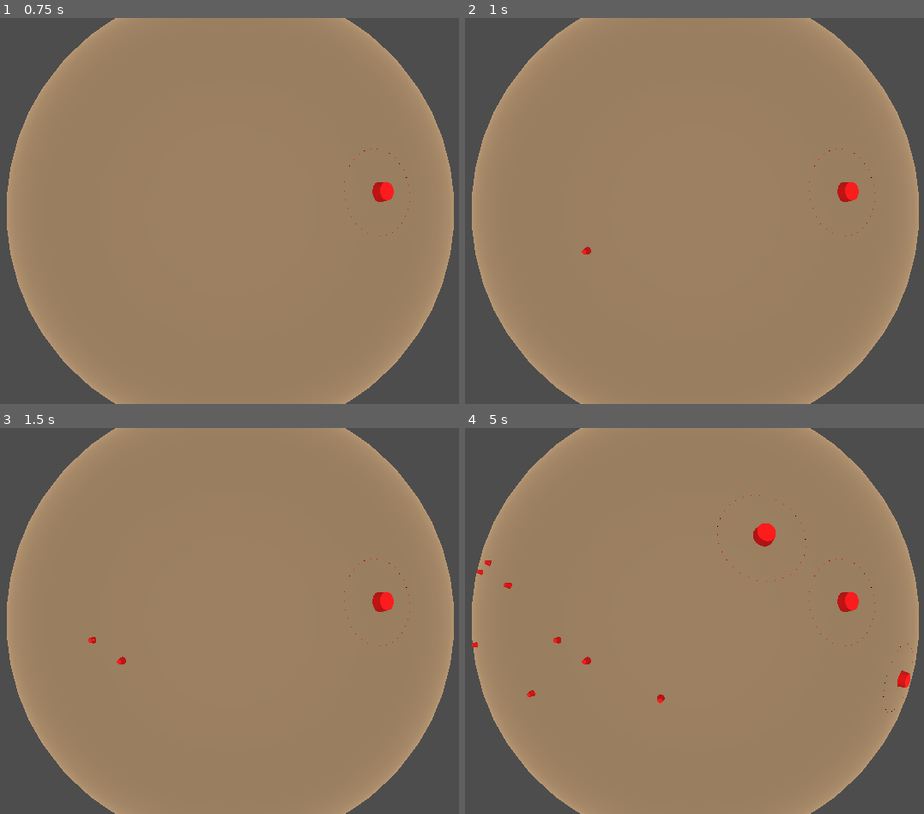
Above: before the commit, frames 1-4 (two rows, left to right).
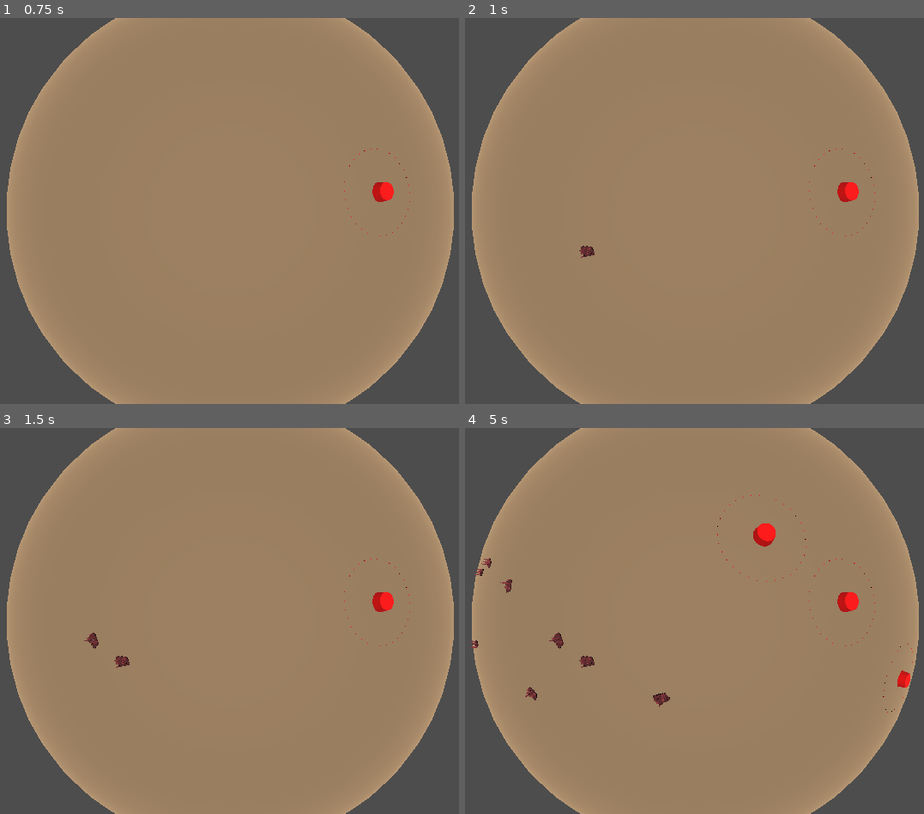
Above: after the commit, the same moments.

Repository: ShadowCurse/gmtk_2024
Game: Godot game, scene res://solar_system.tscn
The game is run twice, just before and just after one commit, with the same random seed, the same clock (stepped at 60 frames per second) and the same inputs.
Inputs (mouse positions are in pixels of both pictures, inside the frame that each line leads up to):
- Up to frame 1 (0.75 s): tap Enter at 0.5 s; move the mouse to (380, 191) at 0.52 s; hold Right (ui_right) from 0.53 s (still down); tap W (place_hub) at 0.6 s; click (380, 191) at 0.67 s
- Up to frame 2 (1 s): keep holding Right (ui_right)
- Up to frame 3 (1.5 s): tap Space at 1.25 s; move the mouse to (91, 640) at 1.27 s; release Right (ui_right) at 1.28 s; hold Down (ui_down) from 1.28 s (still down); tap Q (place_resource) at 1.35 s
- Up to frame 4 (5 s): tap Enter at 2, 3.5 s; move the mouse to (763, 536) at 2.02 s; release Down (ui_down) at 2.03 s; hold Right (ui_right) 2.03-2.78 s; tap W (place_hub) at 2.1, 3.6 s; tap Space at 2.75, 4.25 s; move the mouse to (662, 698) at 2.77 s; hold Up (ui_up) 2.78-3.53 s; tap Q (place_resource) at 2.85, 4.35 s; click (662, 698) at 2.92 s; move the mouse to (901, 678) at 3.52 s; hold Left (ui_left) from 3.53 s (still down); move the mouse to (487, 563) at 4.27 s

Frame 1 is identical in both runs. In frame 2, less than 0.1% of the frame differs, in the area x 24-29%, y 59-63%; in frame 3, 0.1%; in frame 4, 0.4%, in the area x 1-45%, y 33-73%.

Commit message:
update resouces to use new models

Diff:
--- a/resource_point.gd
+++ b/resource_point.gd
@@ -1,7 +1,9 @@
 extends Node3D
 class_name ResourcePoint
 
-@onready var mesh_instance_3d = $MeshInstance3D
+@onready var pile_red = $pile_red
+@onready var pile_green = $pile_green
+@onready var pile_blue = $pile_blue
 
 enum Type {
     Red,
@@ -14,9 +16,12 @@
 # Called when the node enters the scene tree for the first time.
 func _ready():
     match type:
-        Type.Red: mesh_instance_3d.get_surface_override_material(0).albedo_color = Color.RED
-        Type.Green: mesh_instance_3d.get_surface_override_material(0).albedo_color = Color.GREEN
-        Type.Blue: mesh_instance_3d.get_surface_override_material(0).albedo_color = Color.BLUE
+        Type.Red: pile_red.visible = true
+        Type.Green: pile_green.visible = true
+        Type.Blue: pile_blue.visible = true
+
+    var random_angle = randf_range(0.0, 2.0 * PI)
+    self.rotate_object_local(Vector3.UP, random_angle)
 
 # Called every frame. 'delta' is the elapsed time since the previous frame.
 func _process(delta):
--- a/resource_point.tscn
+++ b/resource_point.tscn
@@ -1,11 +1,9 @@
-[gd_scene load_steps=5 format=3 uid="uid://dwb8x5iqssv0y"]
+[gd_scene load_steps=6 format=3 uid="uid://dwb8x5iqssv0y"]
 
 [ext_resource type="Script" path="res://resource_point.gd" id="1_2mhy5"]
-
-[sub_resource type="CylinderMesh" id="CylinderMesh_awvo5"]
-bottom_radius = 1.0
-
-[sub_resource type="StandardMaterial3D" id="StandardMaterial3D_6f8tp"]
+[ext_resource type="PackedScene" uid="uid://bdmihs26jrhq5" path="res://assets/pile_red.glb" id="2_ol0nv"]
+[ext_resource type="PackedScene" uid="uid://g8lyju1hr6wk" path="res://assets/pile_green.glb" id="3_8xqkq"]
+[ext_resource type="PackedScene" uid="uid://c0a60pndxyl03" path="res://assets/pile_blue.glb" id="4_aenpi"]
 
 [sub_resource type="CylinderShape3D" id="CylinderShape3D_ch2x0"]
 radius = 1.0
@@ -13,9 +11,17 @@
 [node name="resource_point" type="StaticBody3D"]
 script = ExtResource("1_2mhy5")
 
-[node name="MeshInstance3D" type="MeshInstance3D" parent="."]
-mesh = SubResource("CylinderMesh_awvo5")
-surface_material_override/0 = SubResource("StandardMaterial3D_6f8tp")
-
 [node name="CollisionShape3D" type="CollisionShape3D" parent="."]
 shape = SubResource("CylinderShape3D_ch2x0")
+
+[node name="pile_red" parent="." instance=ExtResource("2_ol0nv")]
+transform = Transform3D(0.1, 0, 0, 0, 0.1, 0, 0, 0, 0.1, 0, 0, 0)
+visible = false
+
+[node name="pile_green" parent="." instance=ExtResource("3_8xqkq")]
+transform = Transform3D(0.1, 0, 0, 0, 0.1, 0, 0, 0, 0.1, 0, 0, 0)
+visible = false
+
+[node name="pile_blue" parent="." instance=ExtResource("4_aenpi")]
+transform = Transform3D(0.1, 0, 0, 0, 0.1, 0, 0, 0, 0.1, 0, 0, 0)
+visible = false
Binary file added: assets/pile_blue.glb
Not shown, added: assets/pile_blue.glb.import
Binary file added: assets/pile_green.glb
Not shown, added: assets/pile_green.glb.import
Binary file added: assets/pile_red.glb
Not shown, added: assets/pile_red.glb.import
